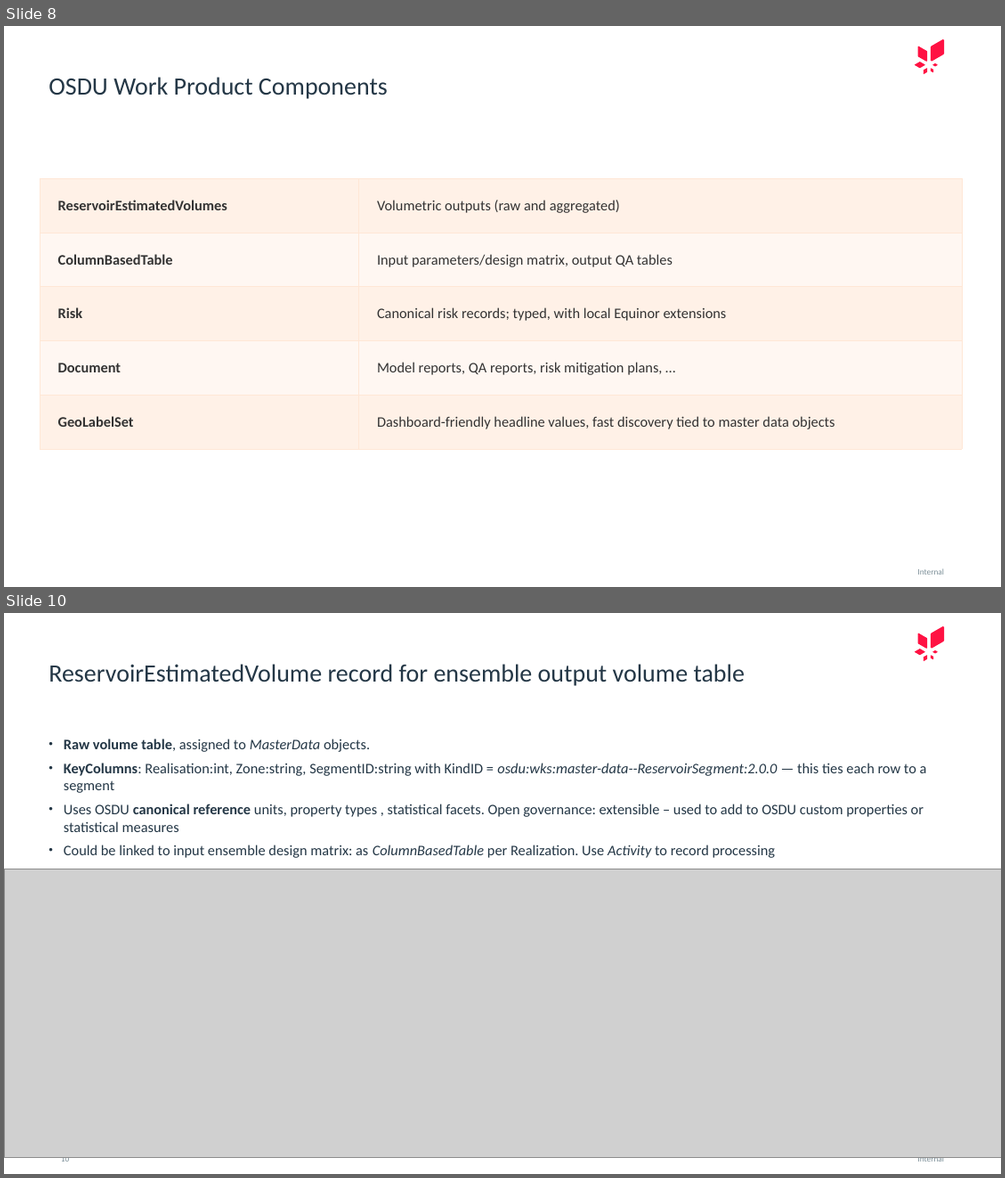
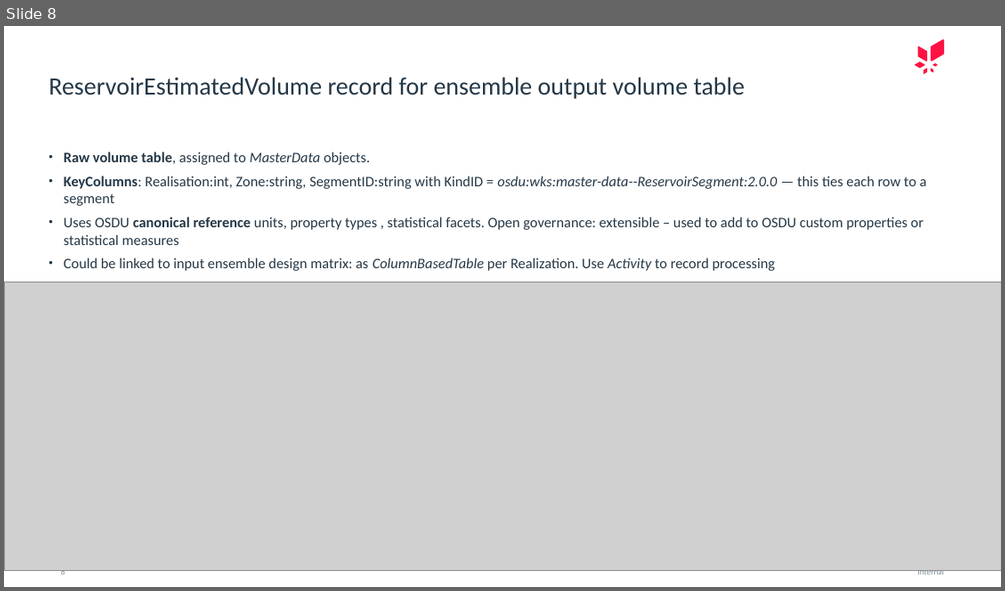
Before and after one commit to equinor/ores, a slide deck: demo/md/DG1–DG4 Decision Gates in OSDU.pptx. Shown one above the other, each under a label of ours: slides 8 and 10 before the commit, slide 8 after it; the slides between them are not shown. The pictures are 1005x1178 and 1005x591 pixels, drawn with LibreOffice and Linux fonts; fonts in the diff are those of the drawing; grey boxes stand for pictures. Boxes give left, top, right and bottom in pixels: in the first picture for what was removed or moved away, otherwise in the second. Text is boxed around its words. In the diff, an @@ line names an element or a change of style, - is before the commit and + after.

```diff
--- a/demo/md/DG1–DG4 Decision Gates in OSDU.pptx
+++ b/demo/md/DG1–DG4 Decision Gates in OSDU.pptx
@@ slide 8 removed at (4,26,1001,587), background #FFFFFF; not listed: 2 template elements that a slide beside it also shows @@
@@ title removed at (48,77,388,99) @@
-OSDU Work Product Components
@@ table removed at (40,178,963,448), 5 rows, 2 columns @@
-ReservoirEstimatedVolumes | Volumetric outputs (raw and aggregated)
-ColumnBasedTable | Input parameters/design matrix, output QA tables
-Risk | Canonical risk records; typed, with local Equinor extensions
-Document | Model reports, QA reports, risk mitigation plans, …
-GeoLabelSet | Dashboard-friendly headline values, fast discovery tied to master data objects
@@ what was slide 10 is now slide 8 @@
@@ page number at (61,570,65,576): text changed @@
-10
+8
```
Also in this commit, not shown: 7 slides changed, 3 other slides removed, 4 other files.
